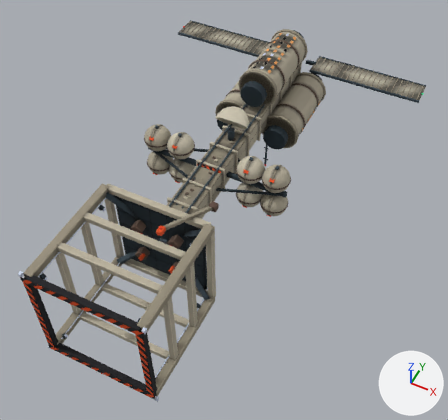
An edit to the glTF model src/assets/depot.glb, drawn before and after from the same camera.
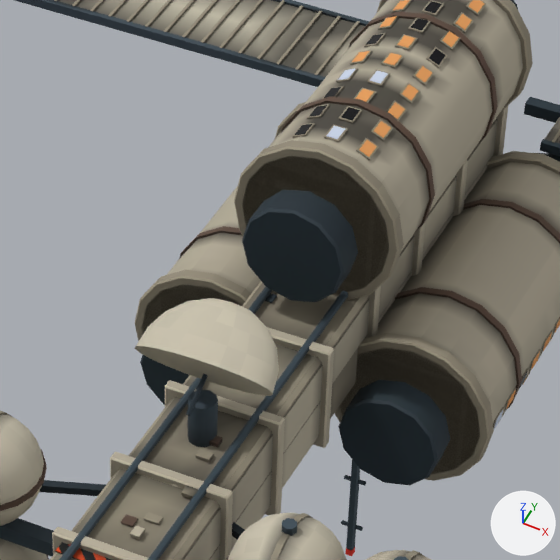
The first picture shows the older version from a camera (50 mm lens) standing at (69.8, -139.1, 147.6) and looking at (5.2, -9.7, -14.0). The close-ups show the older and then the newer version on the part from 41% to 70% of the width and 9% to 40% of the height of that picture. Only the edits that show in the close-ups are written down. Lighting does not change. The marker at lower right points along +X, +Y and +Z. Where no turn or scale is listed for an object, it has been applied to the vertices. Vertices at exactly the same position are counted once.

The first close-up shows 'dish', 'hab', 'lamps', 'mast', 'radiators', 'spine', 'tanks' and 1 more.
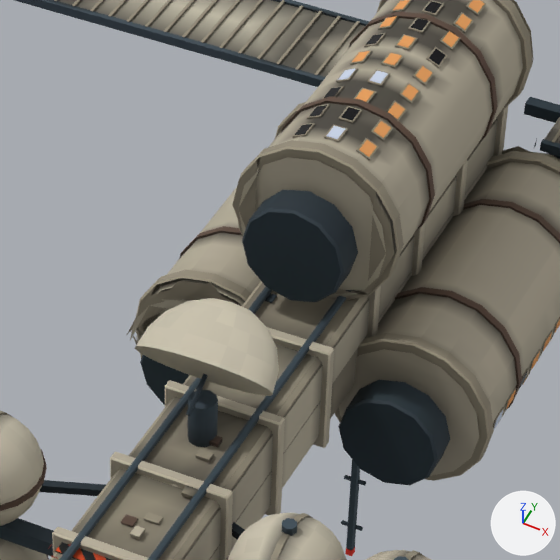
Where the newer file only moved an object's origin or applied its transform, the numbers keep the older frame.

Changed parts and their boxes [x1, y1, x2, y2] in the close-ups (560 x 560 px):
'hab', reshaped: before [135, 0, 560, 486]; after [127, 0, 560, 486]
part 1 of me_hab, added (mostly hidden): after [502, 0, 560, 162]
part 2 of me_hab, added: after [127, 157, 479, 476]

What the commit changed:
me_hab is used by ob_hab; location (0.0, 42.0, 2.75).
me_hab had 2652 vertices, 4788 faces and spanned x -17.0..17.0, y -19.6..19.6, z -15.8..15.8.
me_hab now has 2847 vertices, 4788 faces and spans x -17.0..17.0, y -19.6..19.6, z -15.8..15.8.
me_hab part 1: 100 vertices added at x -16.3..16.9, y 15.2..16.2, z -15.6..15.6.
me_hab part 2: 95 vertices added at x -16.9..16.2, y -17.4..-15.2, z -15.6..14.9.
